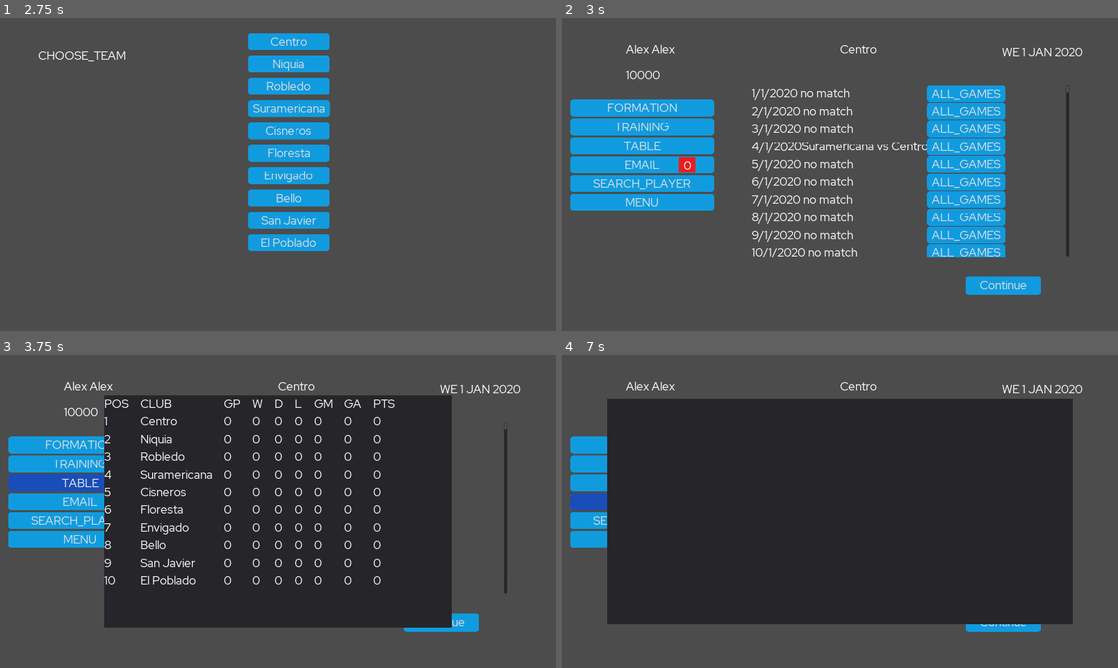
Above: before the commit, frames 1-4 (two rows, left to right).
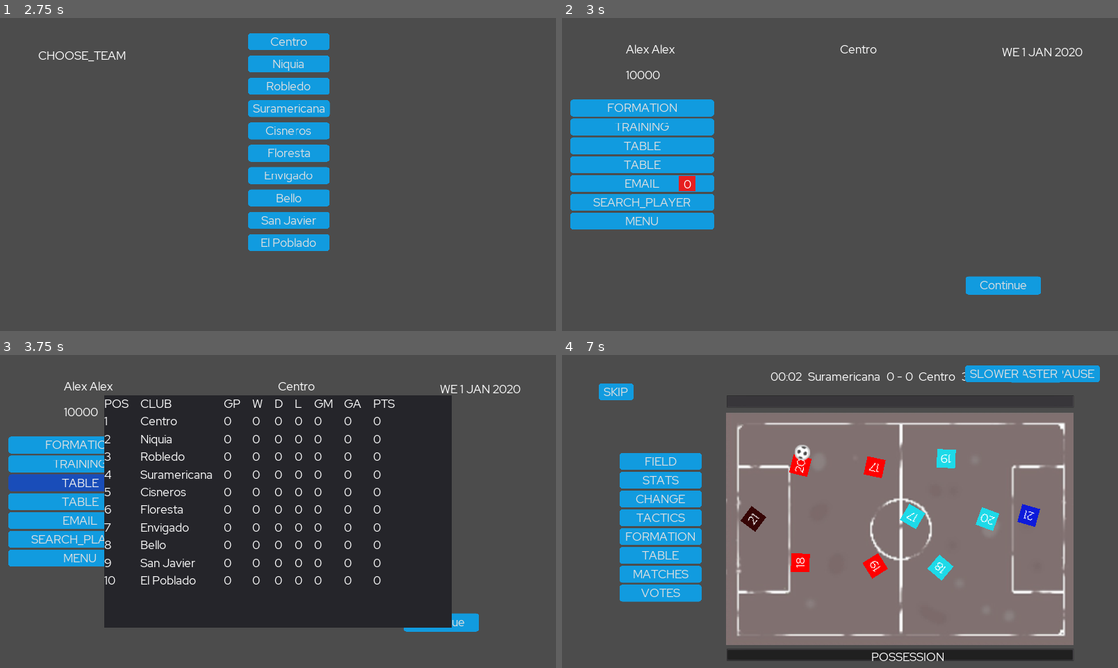
Above: after the commit, the same moments.

Repository: dulvui/futsal-manager
Game: Godot game, scene res://src/screens/splash/SplashScreen.tscn
Same seed, same stepped clock (60 frames per second), same inputs: the game is played once before the commit and once after it.
Inputs (mouse positions are in pixels of both pictures, inside the frame that each line leads up to):
- Up to frame 1 (2.75 s): click "START" at 0.5 s; click (305, 140) at 1.27 s; type "Alex" at 1.35 s; click (305, 165) at 1.5 s; type "Alex" at 1.58 s; click "Continue" at 2 s
- Up to frame 2 (3 s): click "Centro" at 2.75 s
- Up to frame 3 (3.75 s): click "TABLE" at 3.5 s
- Up to frame 4 (7 s): click "TABLE" at 4.25 s; click "EMAIL" at 5 s; click "Continue" at 5.75 s; click "Continue" at 6.5 s

Frame 1 is identical in both runs. In frame 2, 12% of the frame differs, in the area x 1-92%, y 21-77%; in frame 3, 1.7%; in frame 4, 70%, in the area x 1-97%, y 3-98%.

Commit message:
message optimizatons

Diff:
--- a/game/src/screens/dashboard/Dashboard.gd
+++ b/game/src/screens/dashboard/Dashboard.gd
@@ -39,7 +39,7 @@
 	CalendarUtil.next_day()
 	TransferUtil.update_day()
 	EmailUtil.update()
-	$EmailPopup/Email.update_messages()
+	$Email.update_messages()
 	$Date.text = CalendarUtil.get_date()
 	$FormationPopUp/Formation/PlayerSelect/PlayerList.add_players()
 	DataSaver.save_all_data()
@@ -47,7 +47,8 @@
 		get_tree().change_scene("res://src/screens/match/Match.tscn")
 
 func _on_Email_pressed():
-	$EmailPopup.popup_centered()
+	$Calendar.hide()
+	$Email.show()
 
 
 func _on_Table_pressed():
@@ -68,7 +69,7 @@
 
 
 func _on_PlayerOffer_confirm():
-	$EmailPopup/Email.update_messages()
+	$Email.update_messages()
 	$PlayerOfferPopup.hide()
 
 
@@ -81,3 +82,13 @@
 
 func _on_ContractOffer_cancel():
 	$ContractPopup.hide()
+
+
+func _on_Calendar_pressed():
+	$Email.hide()
+	$Calendar.show()
+
+
+func _on_ContractOffer_confirm():
+	$Email.update_messages()
+	$ContractPopup.hide()
--- a/game/src/screens/dashboard/Dashboard.tscn
+++ b/game/src/screens/dashboard/Dashboard.tscn
@@ -54,6 +54,7 @@
 }
 
 [node name="Calendar" parent="." instance=ExtResource( 3 )]
+visible = false
 margin_left = 656.0
 margin_top = 232.0
 margin_right = -168.0
@@ -85,10 +86,16 @@
 margin_bottom = 184.0
 text = "TABLE"
 
+[node name="Calendar" type="Button" parent="Buttons"]
+margin_top = 192.0
+margin_right = 464.0
+margin_bottom = 248.0
+text = "TABLE"
+
 [node name="Email" type="Button" parent="Buttons"]
-margin_top = 192.0
-margin_right = 464.0
-margin_bottom = 248.0
+margin_top = 256.0
+margin_right = 464.0
+margin_bottom = 312.0
 text = "EMAIL"
 
 [node name="Panel" type="Panel" parent="Buttons/Email"]
@@ -111,15 +118,15 @@
 }
 
 [node name="SearchPlayer" type="Button" parent="Buttons"]
-margin_top = 256.0
-margin_right = 464.0
-margin_bottom = 312.0
+margin_top = 320.0
+margin_right = 464.0
+margin_bottom = 376.0
 text = "SEARCH_PLAYER"
 
 [node name="Menu" type="Button" parent="Buttons"]
-margin_top = 320.0
-margin_right = 464.0
-margin_bottom = 376.0
+margin_top = 384.0
+margin_right = 464.0
+margin_bottom = 440.0
 text = "MENU"
 
 [node name="AllPlayersPopup" type="Popup" parent="."]
@@ -153,22 +160,11 @@
 margin_bottom = 121.822
 rect_scale = Vector2( 0.7, 0.7 )
 
-[node name="EmailPopup" type="Popup" parent="."]
-margin_right = 1609.0
-margin_bottom = 778.0
-
-[node name="Panel" type="Panel" parent="EmailPopup"]
-anchor_right = 1.0
-anchor_bottom = 1.0
-__meta__ = {
-"_edit_use_anchors_": false
-}
-
-[node name="Email" parent="EmailPopup" instance=ExtResource( 6 )]
-margin_left = 200.0
-margin_top = 168.0
-margin_right = -129.0
-margin_bottom = -49.9996
+[node name="Email" parent="." instance=ExtResource( 6 )]
+margin_left = 672.0
+margin_top = 196.0
+margin_right = -144.0
+margin_bottom = -246.0
 
 [node name="TablePopup" type="Popup" parent="."]
 margin_right = 1200.0
@@ -208,12 +204,14 @@
 [connection signal="pressed" from="Buttons/Formation" to="." method="_on_Formation_pressed"]
 [connection signal="pressed" from="Buttons/Training" to="." method="_on_Training_pressed"]
 [connection signal="pressed" from="Buttons/Table" to="." method="_on_Table_pressed"]
+[connection signal="pressed" from="Buttons/Calendar" to="." method="_on_Calendar_pressed"]
 [connection signal="pressed" from="Buttons/Email" to="." method="_on_Email_pressed"]
 [connection signal="pressed" from="Buttons/SearchPlayer" to="." method="_on_SearchPlayer_pressed"]
 [connection signal="pressed" from="Buttons/Menu" to="." method="_on_Menu_pressed"]
 [connection signal="select_player" from="AllPlayersPopup/AllPlayerList" to="." method="_on_AllPlayerList_select_player"]
-[connection signal="offer_contract" from="EmailPopup/Email" to="." method="_on_Email_offer_contract"]
+[connection signal="offer_contract" from="Email" to="." method="_on_Email_offer_contract"]
 [connection signal="pressed" from="Continue" to="." method="_on_Continue_pressed"]
 [connection signal="confirm" from="PlayerOfferPopup/PlayerOffer" to="." method="_on_PlayerOffer_confirm"]
 [connection signal="hide" from="PlayerOfferPopup/PlayerOffer" to="." method="_on_PlayerOffer_hide"]
 [connection signal="cancel" from="ContractPopup/ContractOffer" to="." method="_on_ContractOffer_cancel"]
+[connection signal="confirm" from="ContractPopup/ContractOffer" to="." method="_on_ContractOffer_confirm"]
--- a/game/src/ui-components/email/Email.gd
+++ b/game/src/ui-components/email/Email.gd
@@ -36,16 +36,22 @@
 
 func show_message(message):
 	message["read"] = true
+	$DetailPopUp/Action.hide()
+	$DetailPopUp/Title.text = message["title"]
+	$DetailPopUp.popup_centered()
 
 
-	if message["type"] == "CONTRACT":
+	if message["type"] == "CONTRACT_OFFER":
 		$DetailPopUp/Action.text = tr("OFFER_CONTRACT")
 		$DetailPopUp/Action.connect("pressed",self,"show_offer_contract",[message["content"]])
 		$DetailPopUp/Message.text = message["message"]
-	elif message["type"] == "CONTRACT_SIGNED":
-		$DetailPopUp/Message.text = "you sigfned the player"
-	$DetailPopUp/Title.text = message["title"]
-	$DetailPopUp.popup_centered()
+		$DetailPopUp/Action.show()
+	elif message["type"] == "CONTRACT_OFFER_MADE":
+		$DetailPopUp/Message.text = "you made a conttract offer the player"
+	#transfer
+	else:
+		$DetailPopUp/Message.text = message["message"]
+
 
 func show_offer_contract(content):
 	emit_signal("offer_contract",content)
--- a/game/src/ui-components/transfers/contract-offer/ContractOffer.gd
+++ b/game/src/ui-components/transfers/contract-offer/ContractOffer.gd
@@ -1,6 +1,7 @@
 extends Control
 
 signal cancel
+signal confirm
 
 var income = 0
 var years = 1
@@ -78,14 +79,14 @@
 		#send loan contracts with other signal or type
 		"is_on_loan" : false # if player is on loan, the other squad gets copy of contract with percentage of income
 	}
-	print(def_contract)
 	for transferz in TransferUtil.current_transfers:
 		if transfer == transferz:
 			transferz["contract"] = def_contract
 			transferz["days"] = 3
 			transferz["state"] = "CONTRACT_PENDING"
 			print("CAZOOOOOOOO")
-	emit_signal("cancel")
+			EmailUtil.message([transfer,"CONTRACT_OFFER_MADE"])
+	emit_signal("confirm")
 #	ContractUtil.current_contract_offers.append(def_contract)
 
 
--- a/game/src/utils/email-util/EmailUtil.gd
+++ b/game/src/utils/email-util/EmailUtil.gd
@@ -52,7 +52,7 @@
 		}
 		messages.append(ts_message)
 	# contract
-	else:
+	elif new_message[1] == "CONTRACT_OFFER":
 		var ts_message = {
 			"title" : "CONTRACT",
 			"message" : "You need to make an contract offer for " + new_message[0]["player"]["name"] + " " + new_message[0]["player"]["surname"],
@@ -62,3 +62,23 @@
 			"content" : new_message[0]
 		}
 		messages.append(ts_message)
+	elif new_message[1] == "CONTRACT_OFFER_MADE":
+		var ts_message = {
+			"title" : "CONTRACT",
+			"message" : "You made an contract offer for " + new_message[0]["player"]["name"] + " " + new_message[0]["player"]["surname"],
+			"days" : 7,
+			"type" : new_message[1],
+			"read" : false,
+			"content" : new_message[0]
+		}
+		messages.append(ts_message)
+	elif new_message[1] == "CONTRACT_SIGNED":
+		var ts_message = {
+			"title" : "new player",
+			"message" : "The player acceptet " + new_message[0]["player"]["name"] + " " + new_message[0]["player"]["surname"] + " the contract",
+			"days" : 7,
+			"type" : new_message[1],
+			"read" : false,
+			"content" : new_message[0]
+		}
+		messages.append(ts_message)
--- a/game/src/utils/transfer-util/TransferUtil.gd
+++ b/game/src/utils/transfer-util/TransferUtil.gd
@@ -24,7 +24,7 @@
 						transfer["success"] = true
 		#				if transfer["success"]:
 		#					DataSaver.make_transfer(transfer)
-						emit_signal("transfer_mail",[transfer,"CONTRACT"])
+						emit_signal("transfer_mail",[transfer,"CONTRACT_OFFER"])
 		#				current_transfers.erase(transfer)
 						transfer["days"] = (randi()%5)+1
 						transfer["state"] = "MAKE_CONTRACT_OFFER"
